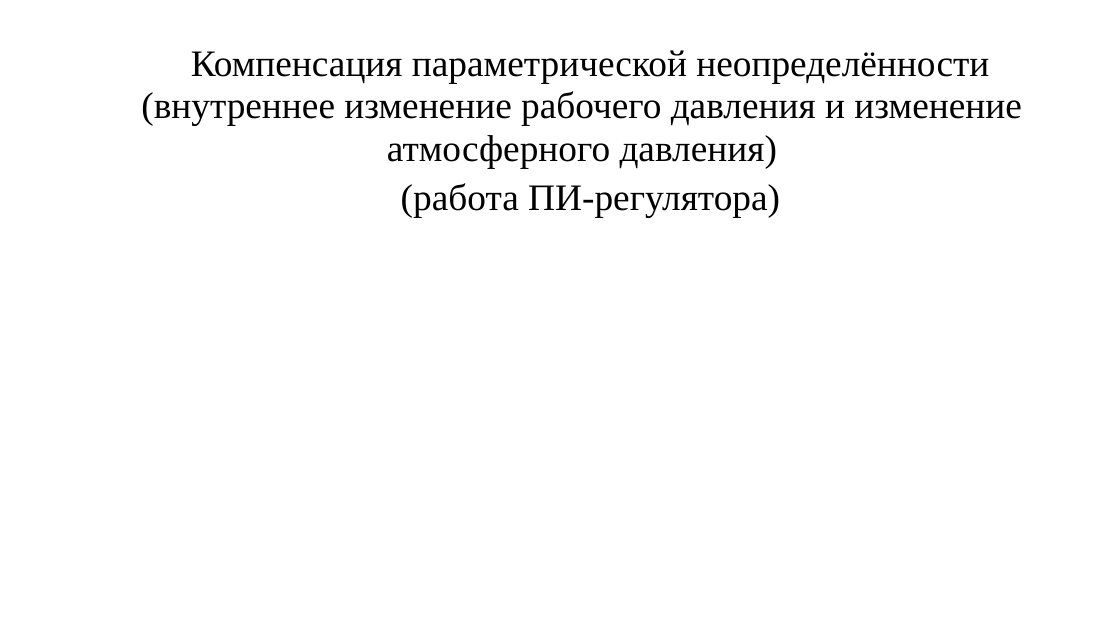
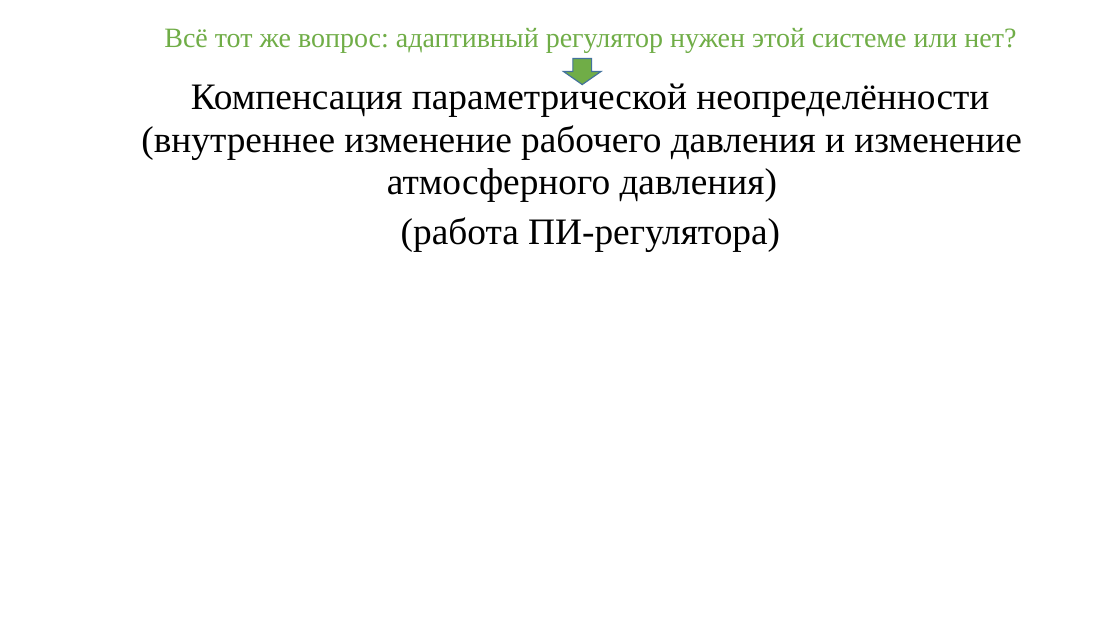
Before and after one commit to Rivares/Ph.D, a slide deck: slide 12 of 0_Docs_dir/3_General/Отчёт руководителям 12.07.2020.pptx. Drawn at 1120x630 pixels with LibreOffice and Linux fonts; fonts in the diff are those of the drawing. Boxes give left, top, right and bottom in pixels: in the first picture for what was removed or moved away, otherwise in the second. Text is boxed around its words. In the diff, an @@ line names an element or a change of style, - is before the commit and + after.

```diff
--- a/0_Docs_dir/3_General/Отчёт руководителям 12.07.2020.pptx
+++ b/0_Docs_dir/3_General/Отчёт руководителям 12.07.2020.pptx
@@ text added at bbox=[164, 28, 1016, 52], 24 pt, text #70AD47 @@
+Всё тот же вопрос: адаптивный регулятор нужен этой системе или нет?
@@ down arrow added at bbox=[564, 59, 602, 85], fill #70AD47, outline #43739E 1 pt @@
@@ text "Компенсация параметрической неопределённости (внутреннее изм ...": place and size @@
-text "Компенсация параметрической неопределённости (внутреннее изм ..." at bbox=[141, 50, 1021, 218]
+text "Компенсация параметрической неопределённости (внутреннее изм ..." at bbox=[141, 80, 1021, 251]
```
Also in this commit, not shown: 6 other slides changed, 1 slide added, 1 slide removed, 4 other files.
